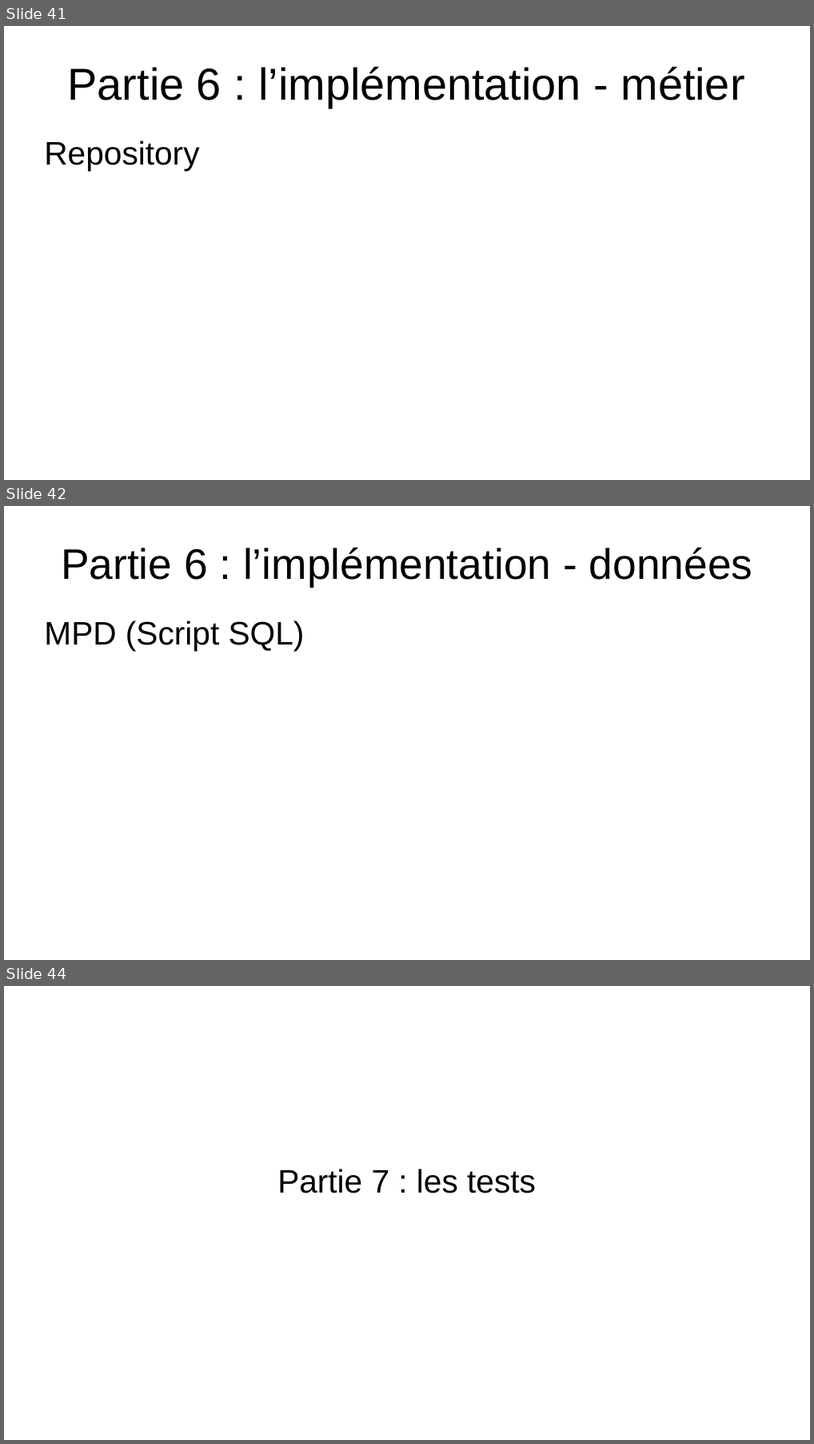
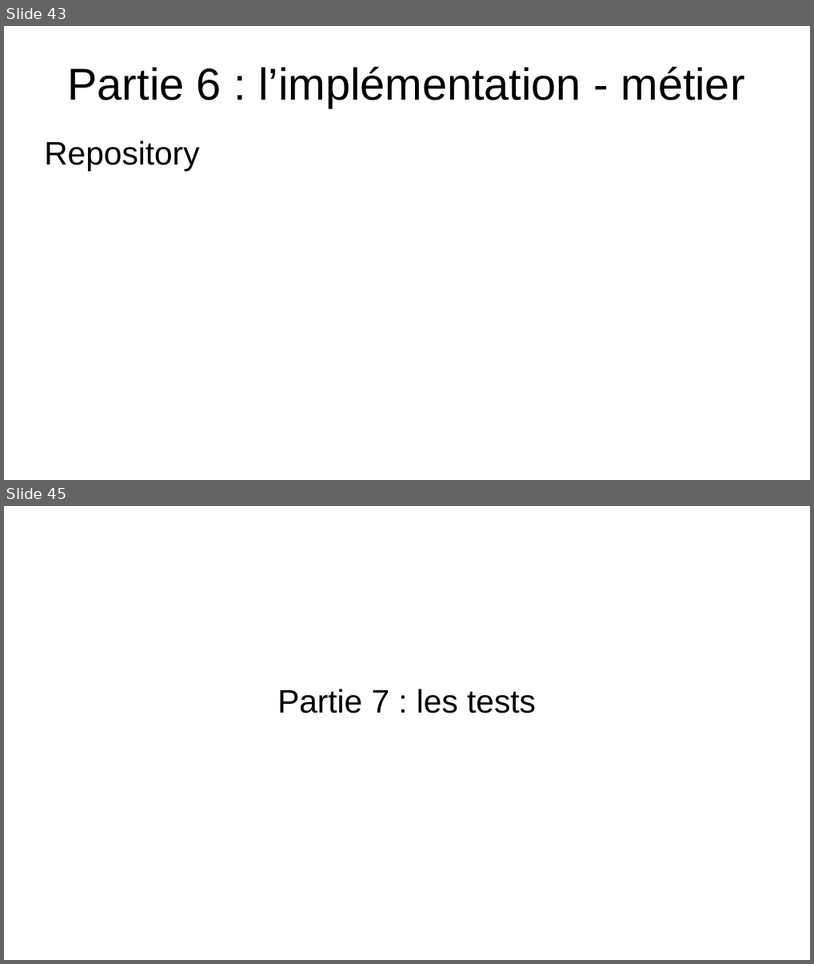
Before and after one commit to EmmaBroudic/Projet-Nooky, a slide deck: doc/Nooky.odp. Shown one above the other, each under a label of ours: slides 41, 42 and 44 before the commit, slides 43 and 45 after it; the slides between them are not shown. The pictures are 814x1444 and 814x964 pixels, drawn with LibreOffice and Linux fonts; fonts in the diff are those of the drawing. Boxes give left, top, right and bottom in pixels: in the first picture for what was removed or moved away, otherwise in the second. Text is boxed around its words. In the diff, an @@ line names an element or a change of style, - is before the commit and + after.

```diff
--- a/doc/Nooky.odp
+++ b/doc/Nooky.odp
@@ slide 42 removed at [4,506,810,960], background #FFFFFF @@
@@ title removed at [61,547,754,587] @@
-Partie 6 : l’implémentation - données
@@ text removed at [44,620,305,651] @@
-MPD (Script SQL)
@@ what was slide 41 is now slide 43 @@
@@ what was slide 44 is now slide 45 @@
```
Also in this commit, not shown: 6 slides changed, 9 slides added, 7 other files.
